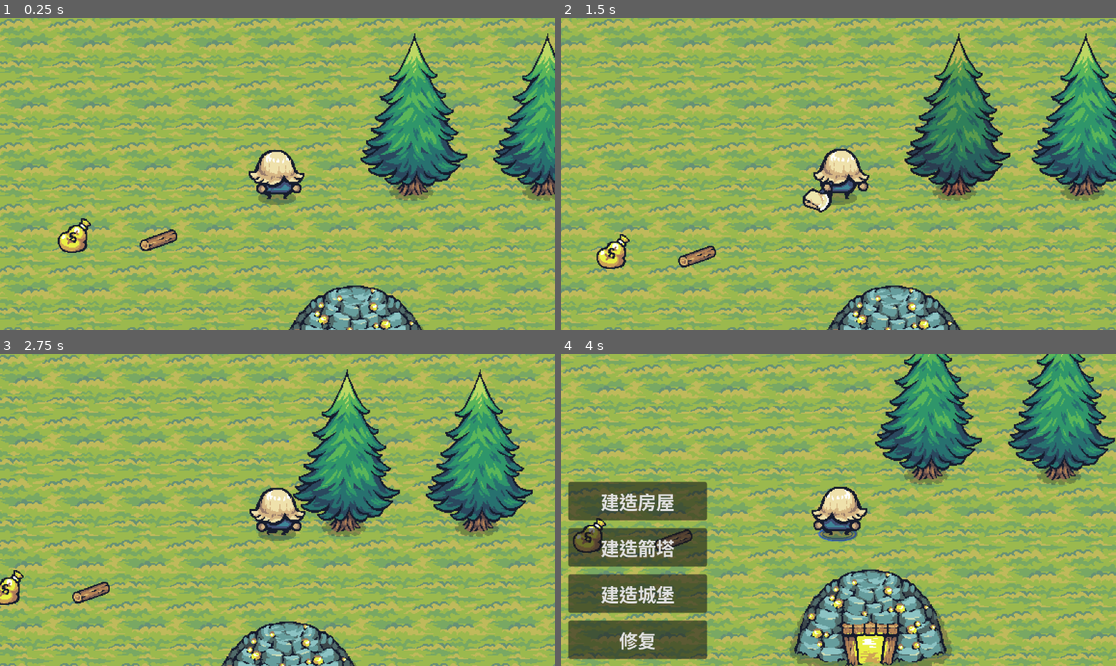
Above: before the commit, frames 1-4 (two rows, left to right).
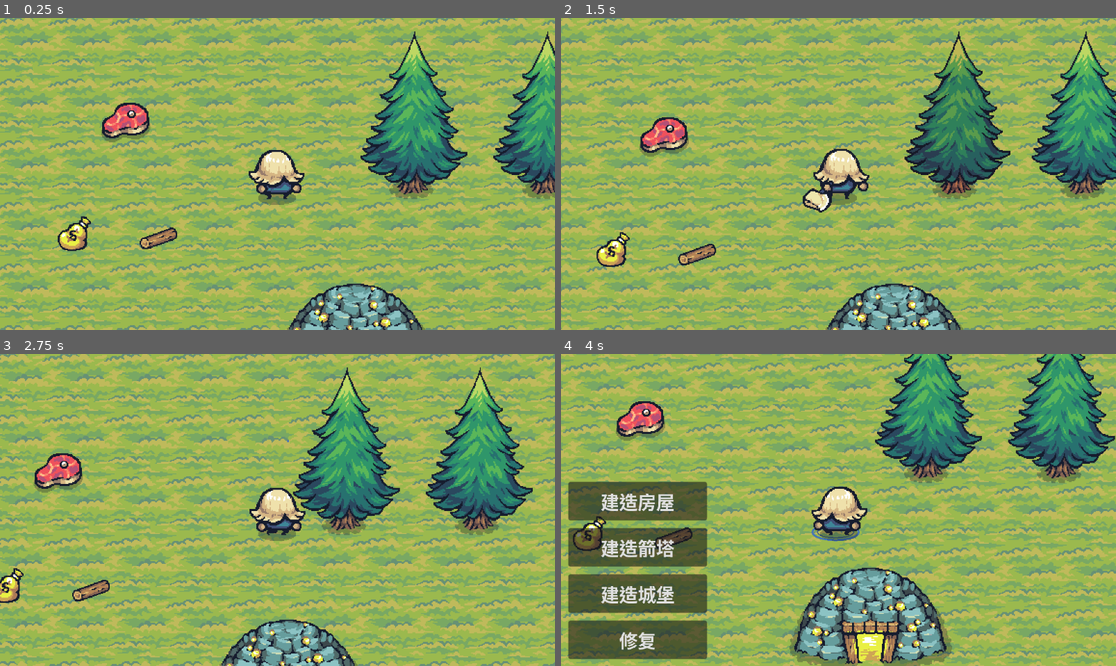
Above: after the commit, the same moments.

Repository: akawhc/tiny-age-of-king
Game: Godot game, scene res://scenes/homeland.tscn
Same seed, same stepped clock (60 frames per second), same inputs: the game is played once before the commit and once after it. The project has no main scene, so this scene is started directly.
Inputs (mouse positions are in pixels of both pictures, inside the frame that each line leads up to):
- Up to frame 1 (0.25 s): no input
- Up to frame 2 (1.5 s): move the mouse to (960, 158) at 0.52 s; hold Right (ui_right) 0.53-1.28 s; hold Q (drop) 0.53-1.28 s; tap Space (chop) at 0.77 s; move the mouse to (727, 189) at 1.27 s; hold Down (ui_down) from 1.28 s (still down); tap X (mine) at 1.35 s
- Up to frame 3 (2.75 s): tap Space (chop) at 1.52 s; move the mouse to (333, 441) at 2.02 s; release Down (ui_down) at 2.03 s; press the mouse at (333, 441) at 2.03 s; hold Right (ui_right) from 2.03 s (still down)
- Up to frame 4 (4 s): move the mouse to (810, 572) at 2.77 s; release Right (ui_right) at 2.78 s; release the mouse at (810, 572) at 2.78 s; hold Up (ui_up) 2.78-3.53 s; right-click (810, 572) at 2.85 s; tap Space (chop) at 3.02, 3.77 s; move the mouse to (1005, 556) at 3.52 s; hold Left (ui_left) from 3.53 s (still down); hold Q (drop) from 3.53 s (still down)

The runs differ from the first frame. In frame 1, 43% of the frame differs, in the area x 0-100%, y 0-100%; in frame 2, 42%; in frame 3, 43%; in frame 4, 39%.

Commit message:
feat: 实现对肉类资源和黄金资源的采集

Diff:
--- a/scenes/homeland.tscn
+++ b/scenes/homeland.tscn
@@ -34,6 +34,7 @@
 [ext_resource type="PackedScene" uid="uid://crorj12p8p3ov" path="res://scenes/buildings/tower.tscn" id="32_4v5cv"]
 [ext_resource type="PackedScene" uid="uid://db7w7k4sofqnr" path="res://scenes/resources/gold.tscn" id="33_fph12"]
 [ext_resource type="PackedScene" uid="uid://b8j6v3q4y8n0x" path="res://scenes/resources/wood.tscn" id="34_lcbja"]
+[ext_resource type="PackedScene" uid="uid://bo6o26bl2gexf" path="res://scenes/resources/meat.tscn" id="35_jyqfj"]
 
 [sub_resource type="TileSetAtlasSource" id="TileSetAtlasSource_4i3b1"]
 texture = ExtResource("4_i6rp5")
@@ -732,7 +733,7 @@
 
 [node name="worker" parent="." instance=ExtResource("25_4wgfr")]
 z_index = 5
-position = Vector2(-3550, 2572)
+position = Vector2(-3550, 2574)
 
 [node name="Camera2D" type="Camera2D" parent="worker"]
 
@@ -746,3 +747,6 @@
 
 [node name="Wood" parent="." instance=ExtResource("34_lcbja")]
 position = Vector2(-3673, 2646)
+
+[node name="meat" parent="." instance=ExtResource("35_jyqfj")]
+position = Vector2(-3703, 2525)
--- a/scenes/npc/worker.tscn
+++ b/scenes/npc/worker.tscn
@@ -1,13 +1,17 @@
-[gd_scene load_steps=53 format=3 uid="uid://dmutufjourytk"]
+[gd_scene load_steps=57 format=3 uid="uid://dmutufjourytk"]
 
 [ext_resource type="Texture2D" uid="uid://dg5fmr4vbyib7" path="res://sprites/Tiny Swords/Factions/Knights/Troops/Pawn/Blue/Pawn_Blue.png" id="1_bkb4p"]
 [ext_resource type="Script" path="res://scripts/worker/worker.gd" id="1_yvxqw"]
 [ext_resource type="Texture2D" uid="uid://bcx2aybatvhhg" path="res://sprites/Tiny Swords/Resources/Resources/W_Idle_(NoShadow).png" id="3_p02we"]
 [ext_resource type="Script" path="res://scripts/worker/animation_manager.gd" id="4_hn6ma"]
+[ext_resource type="Texture2D" uid="uid://blqbphjp0bxj8" path="res://sprites/Tiny Swords/Resources/Resources/M_Idle_(NoShadow).png" id="4_v1643"]
+[ext_resource type="Texture2D" uid="uid://c8k1dbn7w6nrn" path="res://sprites/Tiny Swords/Resources/Resources/G_Idle_(NoShadow).png" id="5_cwb74"]
 [ext_resource type="Script" path="res://scripts/worker/wood_manager.gd" id="5_xrwh2"]
 [ext_resource type="Script" path="res://scripts/worker/chop_manager.gd" id="6_5nkvm"]
 [ext_resource type="Script" path="res://scripts/worker/mining_manager.gd" id="7_q6s7p"]
 [ext_resource type="Script" path="res://scripts/worker/build_manager.gd" id="8_tkg67"]
+[ext_resource type="Script" path="res://scripts/worker/gold_manager.gd" id="9_kf5q4"]
+[ext_resource type="Script" path="res://scripts/worker/meat_manager.gd" id="10_n2dd5"]
 
 [sub_resource type="AtlasTexture" id="AtlasTexture_7rivx"]
 atlas = ExtResource("1_bkb4p")
@@ -365,7 +369,7 @@
 }]
 
 [sub_resource type="CircleShape2D" id="CircleShape2D_6kaag"]
-radius = 16.0312
+radius = 21.0
 
 [node name="worker" type="CharacterBody2D"]
 y_sort_enabled = true
@@ -374,10 +378,10 @@
 
 [node name="AnimatedSprite2D" type="AnimatedSprite2D" parent="."]
 sprite_frames = SubResource("SpriteFrames_60ukm")
-animation = &"hammer"
+animation = &"idle"
 
 [node name="CollisionShape2D" type="CollisionShape2D" parent="."]
-position = Vector2(-1, 5)
+position = Vector2(-3, 3)
 shape = SubResource("CircleShape2D_6kaag")
 
 [node name="CarriedWood" type="Node2D" parent="."]
@@ -400,6 +404,20 @@
 scale = Vector2(0.948953, 0.85434)
 texture = ExtResource("3_p02we")
 
+[node name="CarriedMeat" type="Node2D" parent="."]
+
+[node name="Meat1" type="Sprite2D" parent="CarriedMeat"]
+position = Vector2(-3.68751, -51.125)
+scale = Vector2(0.885742, 0.841797)
+texture = ExtResource("4_v1643")
+
+[node name="CarriedGold" type="Node2D" parent="."]
+
+[node name="Gold1" type="Sprite2D" parent="CarriedGold"]
+visible = false
+position = Vector2(-5, -56)
+texture = ExtResource("5_cwb74")
+
 [node name="AnimationManager" type="Node" parent="."]
 script = ExtResource("4_hn6ma")
 
@@ -414,3 +432,9 @@
 
 [node name="BuildManager" type="Node" parent="."]
 script = ExtResource("8_tkg67")
+
+[node name="GoldManager" type="Node" parent="."]
+script = ExtResource("9_kf5q4")
+
+[node name="MeatManager" type="Node" parent="."]
+script = ExtResource("10_n2dd5")
--- a/scenes/resources/gold.tscn
+++ b/scenes/resources/gold.tscn
@@ -4,7 +4,7 @@
 [ext_resource type="Texture2D" uid="uid://c8k1dbn7w6nrn" path="res://sprites/Tiny Swords/Resources/Resources/G_Idle_(NoShadow).png" id="2_nsb42"]
 
 [sub_resource type="CircleShape2D" id="CircleShape2D_1"]
-radius = 14.1421
+radius = 31.0644
 
 [node name="Gold" type="Area2D"]
 script = ExtResource("1_s8dyf")
@@ -15,5 +15,5 @@
 texture = ExtResource("2_nsb42")
 
 [node name="CollisionShape2D" type="CollisionShape2D" parent="."]
-position = Vector2(2, 6)
+position = Vector2(5, 2)
 shape = SubResource("CircleShape2D_1")
--- a/scenes/resources/meat.tscn
+++ b/scenes/resources/meat.tscn
@@ -4,7 +4,7 @@
 [ext_resource type="Texture2D" uid="uid://bpxfweiraj6ko" path="res://sprites/Tiny Swords/Resources/Resources/M_Idle.png" id="2_b6knv"]
 
 [sub_resource type="CircleShape2D" id="CircleShape2D_yqoj3"]
-radius = 32.0624
+radius = 48.2597
 
 [node name="meat" type="Area2D"]
 script = ExtResource("1_ym47f")
--- a/scenes/resources/wood.tscn
+++ b/scenes/resources/wood.tscn
@@ -4,7 +4,7 @@
 [ext_resource type="Texture2D" uid="uid://bcx2aybatvhhg" path="res://sprites/Tiny Swords/Resources/Resources/W_Idle_(NoShadow).png" id="2_n4k3p"]
 
 [sub_resource type="CircleShape2D" id="CircleShape2D_1"]
-radius = 24.0
+radius = 34.0588
 
 [node name="Wood" type="Area2D"]
 script = ExtResource("1_2d3yt")
--- a/scripts/worker/worker.gd
+++ b/scripts/worker/worker.gd
@@ -40,16 +40,14 @@
 	# 初始化动画管理器
 	animation_manager.init(animated_sprite_2d)
 
-	# 初始化木材管理器
+	# 初始化木材采集管理器
 	wood_manager.init(self, $CarriedWood, $CarriedWood/Wood1, $CarriedWood/Wood2, $CarriedWood/Wood3)
 
-	# 初始化金币管理器（如果存在）
-	if has_node("GoldManager"):
-		gold_manager.init(self, $CarriedGold, [$CarriedGold/Gold1, $CarriedGold/Gold2, $CarriedGold/Gold3, $CarriedGold/Gold4, $CarriedGold/Gold5])
-
-	# 初始化肉类管理器（如果存在）
-	if has_node("MeatManager"):
-		meat_manager.init(self, $CarriedMeat, [$CarriedMeat/Meat1, $CarriedMeat/Meat2])
+	# 初始化金币采集管理器
+	gold_manager.init(self, $CarriedGold, [$CarriedGold/Gold1])
+
+	# 初始化肉类采集管理器
+	meat_manager.init(self, $CarriedMeat, [$CarriedMeat/Meat1])
 
 	# 初始化挖矿管理器
 	mining_manager.init(self, animated_sprite_2d)
Not shown: 1 places in scenes/homeland.tscn that only renumber resources
